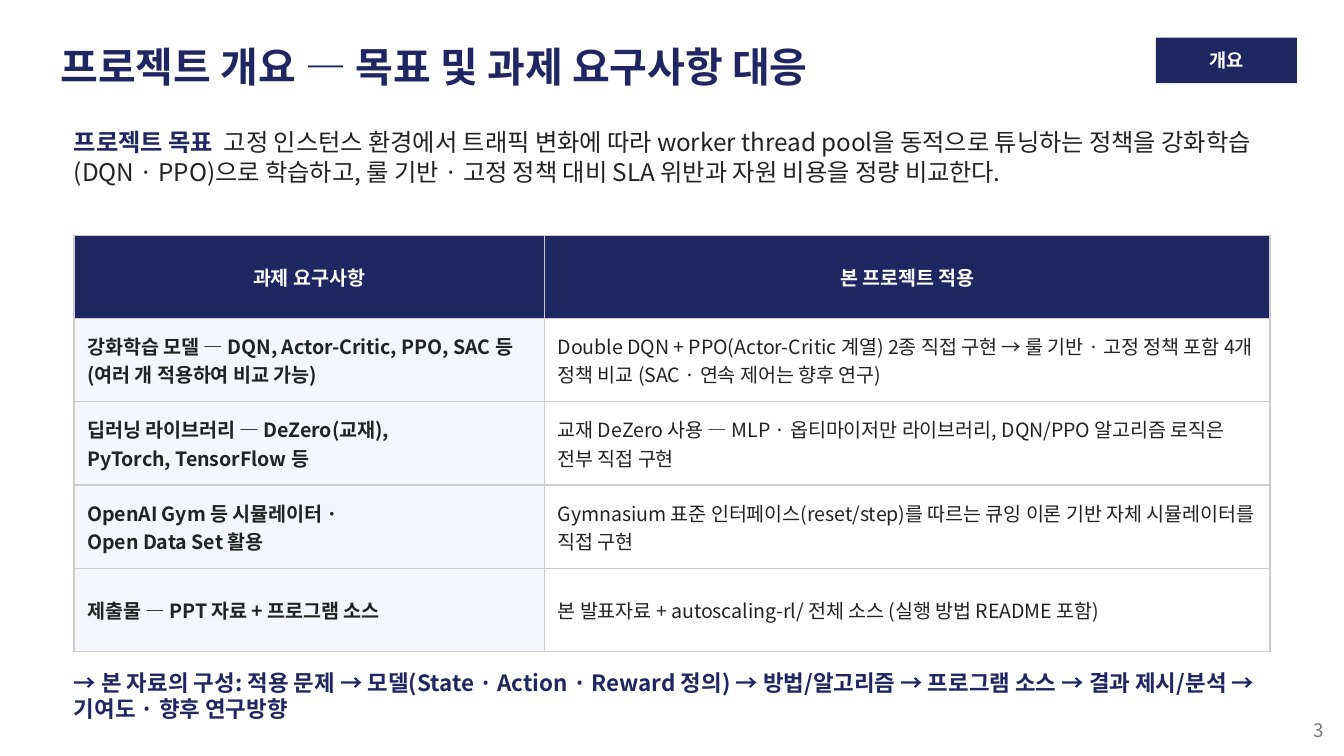
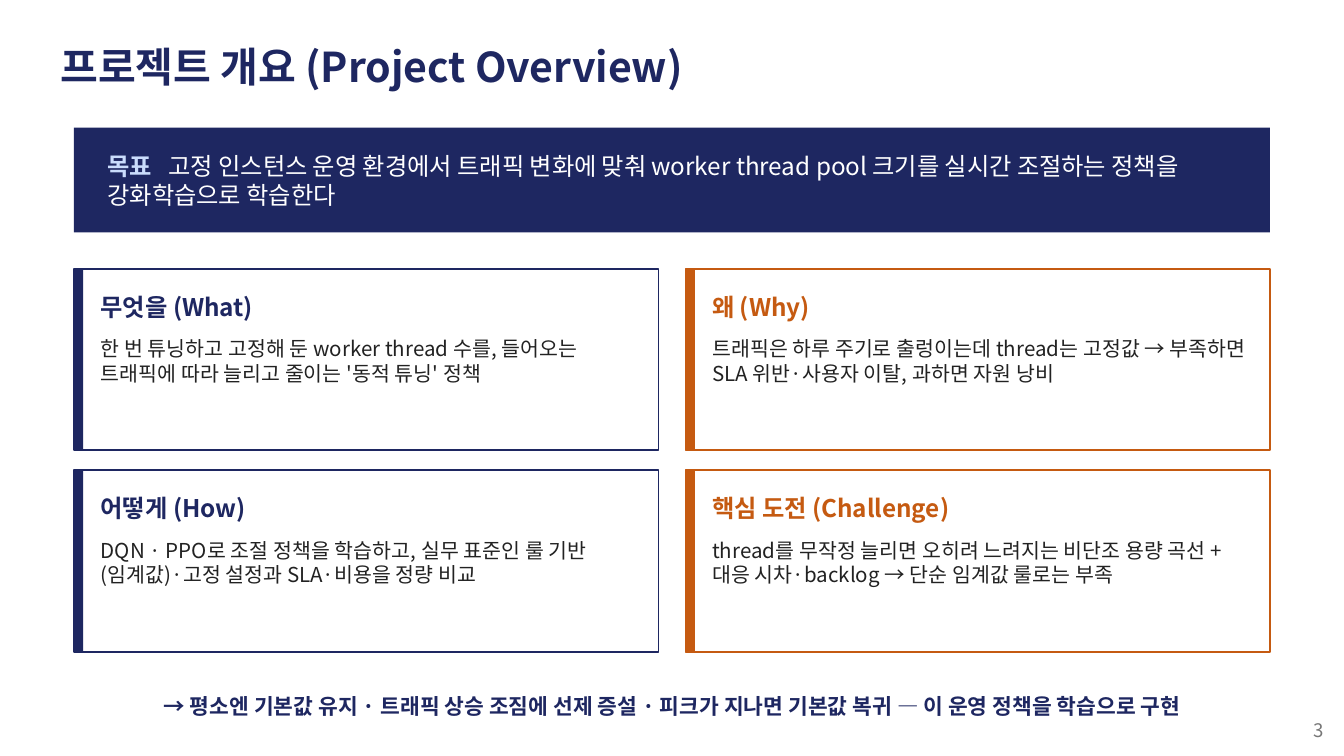
Before and after one commit to zzangdol1029/reinforce, a slide deck: slide 3 of autoscaling-rl/autoscaling_rl_발표.pptx. Drawn at 1344x756 pixels with LibreOffice and Linux fonts; fonts in the diff are those of the drawing. Boxes give left, top, right and bottom in pixels: in the first picture for what was removed or moved away, otherwise in the second. Text is boxed around its words. In the diff, an @@ line names an element or a change of style, - is before the commit and + after.

```diff
--- a/autoscaling-rl/autoscaling_rl_발표.pptx
+++ b/autoscaling-rl/autoscaling_rl_발표.pptx
@@ text at [60,47,683,92]: text changed @@
-프로젝트 개요 — 목표 및 과제 요구사항 대응
+프로젝트 개요 (Project Overview)
@@ rectangle removed at [1156,38,1297,83] @@
@@ text removed at [1209,51,1243,69] @@
-개요
@@ rectangle added at [74,128,1270,233], fill #1E2761 @@
@@ text "목표 고정 인스턴스 운영 환경에서 ..." at [108,155,1179,206]: vertical alignment top to middle @@
@@ text at [108,155,1179,206]: text changed; text colour #222222 to #FFFFFF @@
-프로젝트 목표 고정 인스턴스 환경에서 트래픽 변화에 따라 worker thread pool을 동적으로 튜닝하는 정책을 강화학습(DQN · PPO)으로 학습하고, 룰 기반 · 고정 정책 대비 SLA 위반과 자원 비용을 정량 비교한다.
+목표 고정 인스턴스 운영 환경에서 트래픽 변화에 맞춰 worker thread pool 크기를 실시간 조절하는 정책을 강화학습으로 학습한다
@@ table removed at [74,235,1270,627], 5 rows, 2 columns @@
-과제 요구사항 | 본 프로젝트 적용
-강화학습 모델 — DQN, Actor-Critic, PPO, SAC 등 / (여러 개 적용하여 비교 가능) | Double DQN + PPO(Actor-Critic 계열) 2종 직접 구현 → 룰 기반 · 고정 정책 포함 4개 정책 비교 (SAC · 연속 제어는 향후 연구)
-딥러닝 라이브러리 — DeZero(교재), / PyTorch, TensorFlow 등 | 교재 DeZero 사용 — MLP · 옵티마이저만 라이브러리, DQN/PPO 알고리즘 로직은 전부 직접 구현
-OpenAI Gym 등 시뮬레이터 · / Open Data Set 활용 | Gymnasium 표준 인터페이스(reset/step)를 따르는 큐잉 이론 기반 자체 시뮬레이터를 직접 구현
-제출물 — PPT 자료 + 프로그램 소스 | 본 발표자료 + autoscaling-rl/ 전체 소스 (실행 방법 README 포함)
@@ rectangle added at [74,269,659,450], fill #FFFFFF, outline #1E2761 1 pt @@
@@ rectangle added at [74,269,83,450], fill #1E2761 @@
@@ rectangle added at [685,269,1270,450], fill #FFFFFF, outline #C55A11 1 pt @@
@@ rectangle added at [685,269,695,450], fill #C55A11 @@
@@ text added at [101,295,253,321], 13 pt, text #1E2761, bold @@
+무엇을 (What)
@@ text added at [712,295,810,322], 13 pt, text #C55A11, bold @@
+왜 (Why)
@@ text added at [101,339,578,383], 11 pt, text #222222 @@
+한 번 튜닝하고 고정해 둔 worker thread 수를, 들어오는 트래픽에 따라 늘리고 줄이는 '동적 튜닝' 정책
@@ text added at [712,339,1246,385], 11 pt, text #222222 @@
+트래픽은 하루 주기로 출렁이는데 thread는 고정값 → 부족하면 SLA 위반·사용자 이탈, 과하면 자원 낭비
@@ rectangle added at [74,470,659,652], fill #FFFFFF, outline #1E2761 1 pt @@
@@ rectangle added at [74,470,83,652], fill #1E2761 @@
@@ rectangle added at [685,470,1270,652], fill #FFFFFF, outline #C55A11 1 pt @@
@@ rectangle added at [685,470,695,652], fill #C55A11 @@
@@ text added at [101,496,245,522], 13 pt, text #1E2761, bold @@
+어떻게 (How)
@@ text added at [712,496,949,523], 13 pt, text #C55A11, bold @@
+핵심 도전 (Challenge)
@@ text added at [101,541,587,586], 11 pt, text #222222 @@
+DQN · PPO로 조절 정책을 학습하고, 실무 표준인 룰 기반(임계값)·고정 설정과 SLA·비용을 정량 비교
@@ text added at [712,541,1206,587], 11 pt, text #222222 @@
+thread를 무작정 늘리면 오히려 느려지는 비단조 용량 곡선 + 대응 시차·backlog → 단순 임계값 룰로는 부족
@@ text removed at [74,672,1226,719] @@
-→ 본 자료의 구성: 적용 문제 → 모델(State · Action · Reward 정의) → 방법/알고리즘 → 프로그램 소스 → 결과 제시/분석 → 기여도 · 향후 연구방향
@@ text added at [190,696,1181,716], 11.5 pt, text #1E2761, bold @@
+→ 평소엔 기본값 유지 · 트래픽 상승 조짐에 선제 증설 · 피크가 지나면 기본값 복귀 — 이 운영 정책을 학습으로 구현
```
Also in this commit, not shown: 24 other slides changed, 3 slides added, 1 slide removed, 2 other files.
